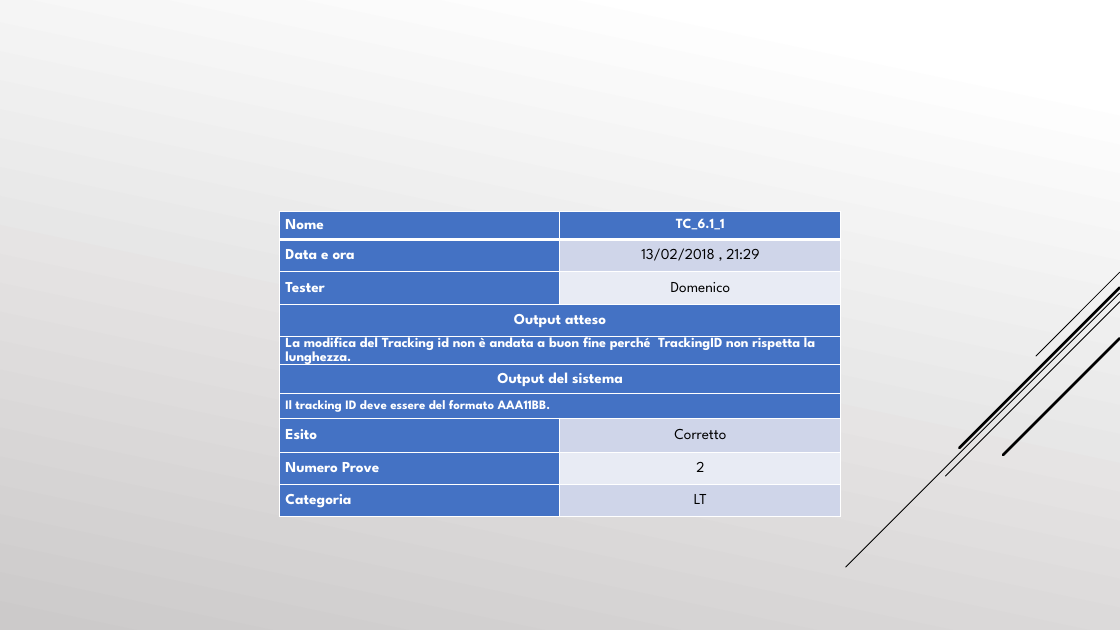
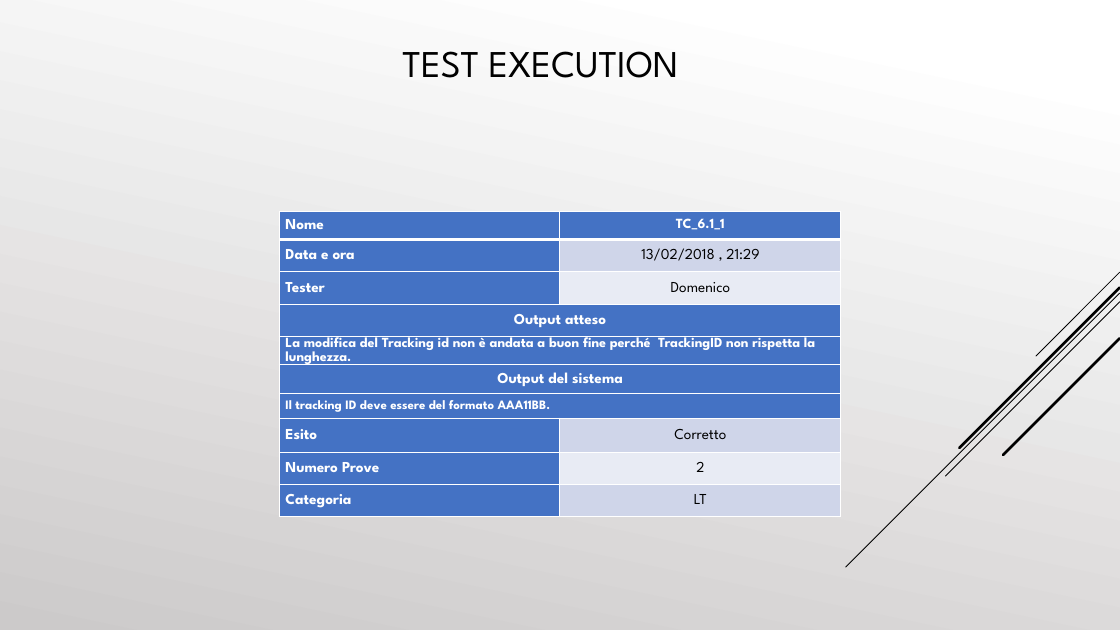
Before and after one commit to cosimob28/GamesHub, a slide deck: slide 54 of Work in progress/Presentazione/GamesHub.pptx. Drawn at 1120x630 pixels with LibreOffice and Linux fonts; fonts in the diff are those of the drawing. Boxes give left, top, right and bottom in pixels: in the first picture for what was removed or moved away, otherwise in the second. Text is boxed around its words. In the diff, an @@ line names an element or a change of style, - is before the commit and + after.

```diff
--- a/Work in progress/Presentazione/GamesHub.pptx
+++ b/Work in progress/Presentazione/GamesHub.pptx
@@ title added at <box>402,51,679,78</box>, 32.4 pt, text #000000 @@
+TEST EXECUTION
```
Also in this commit, not shown: 16 other slides changed, 2 slides added, 1 slide removed.
